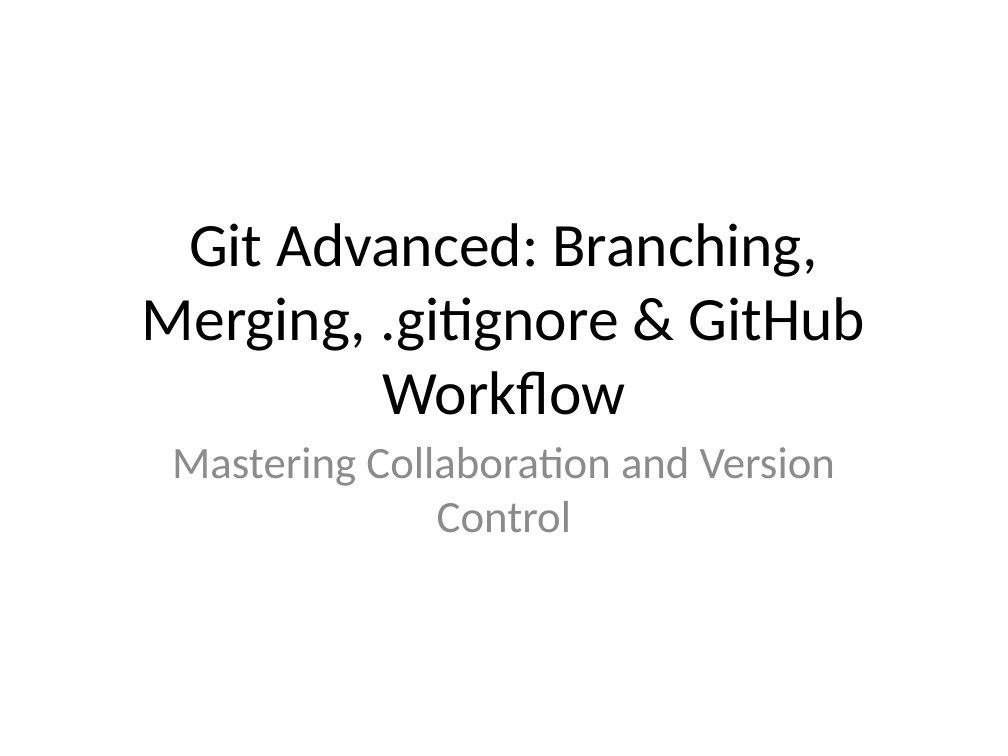
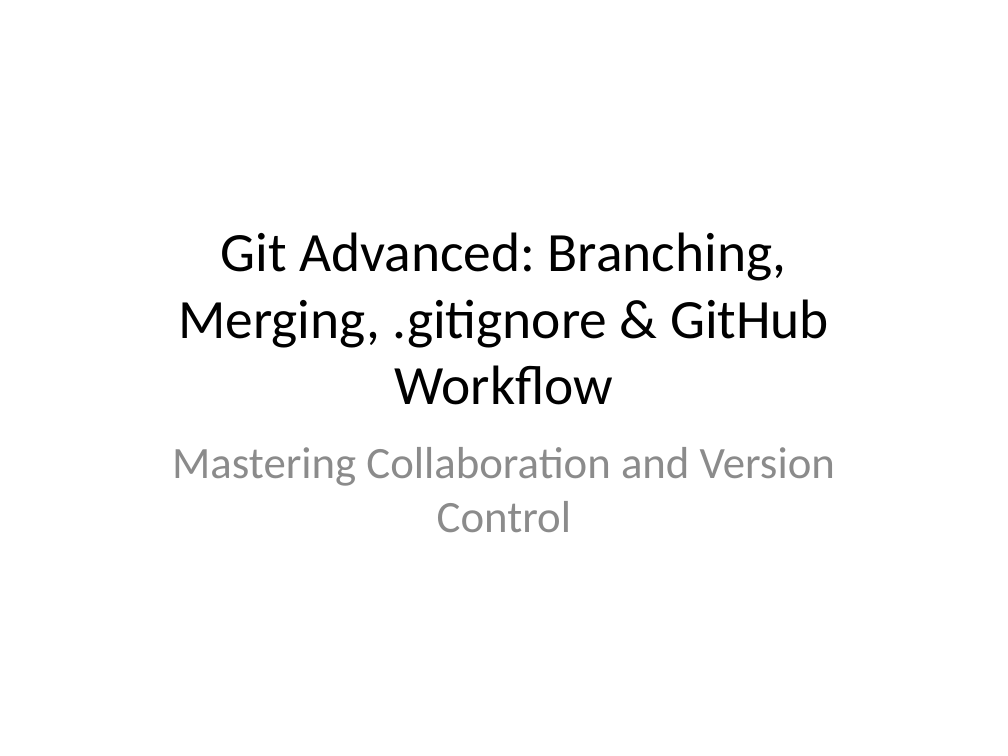
Before and after one commit to AdithyaG-911/DS-AI-ML, a slide deck: slide 1 of data/Git_Advanced_Presentation.pptx. Drawn at 1008x756 pixels with LibreOffice and Linux fonts; fonts in the diff are those of the drawing. Boxes give left, top, right and bottom in pixels: in the first picture for what was removed or moved away, otherwise in the second. Text is boxed around its words. In the diff, an @@ line names an element or a change of style, - is before the commit and + after.

```diff
--- a/data/Git_Advanced_Presentation.pptx
+++ b/data/Git_Advanced_Presentation.pptx
@@ title "Git Advanced: Branching, Merging, .gitignore ..." at (178, 232, 829, 405): size 44 to 39.6 pt @@
```
Also in this commit, not shown: 2 other slides changed, 14 other files.
